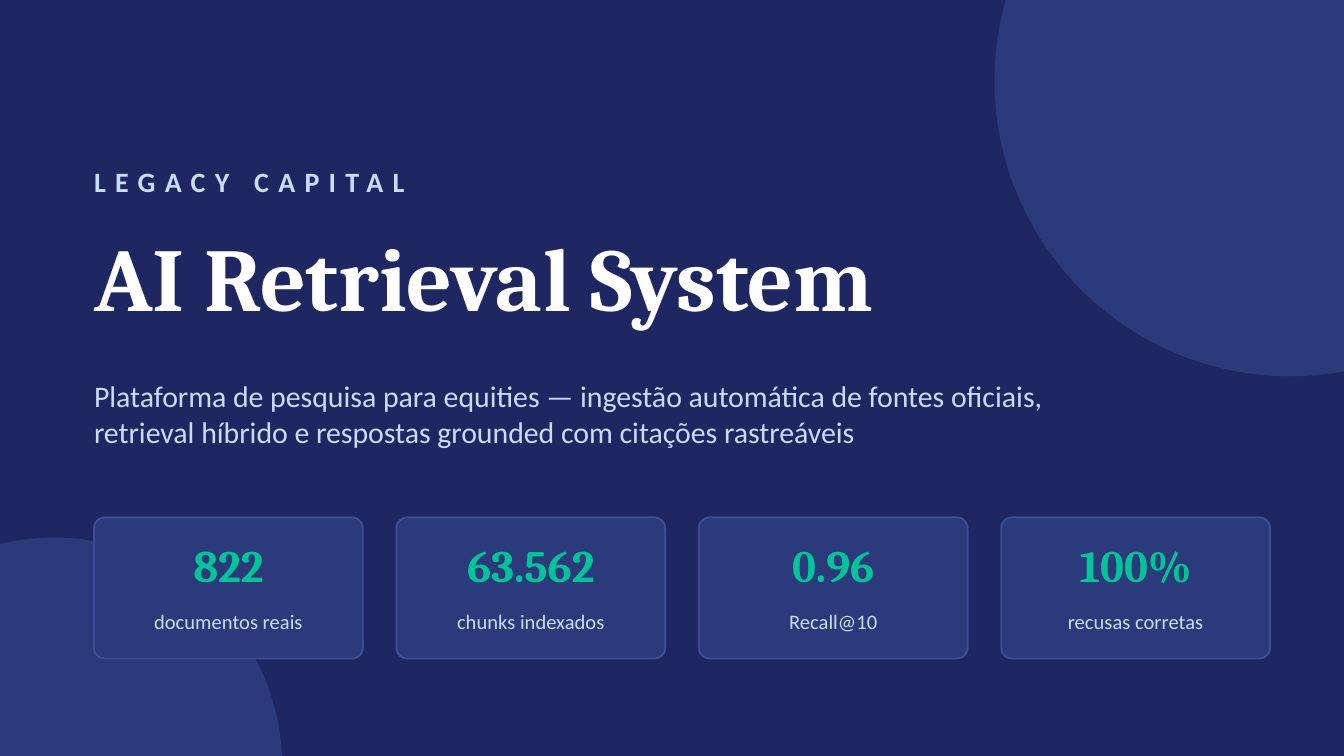
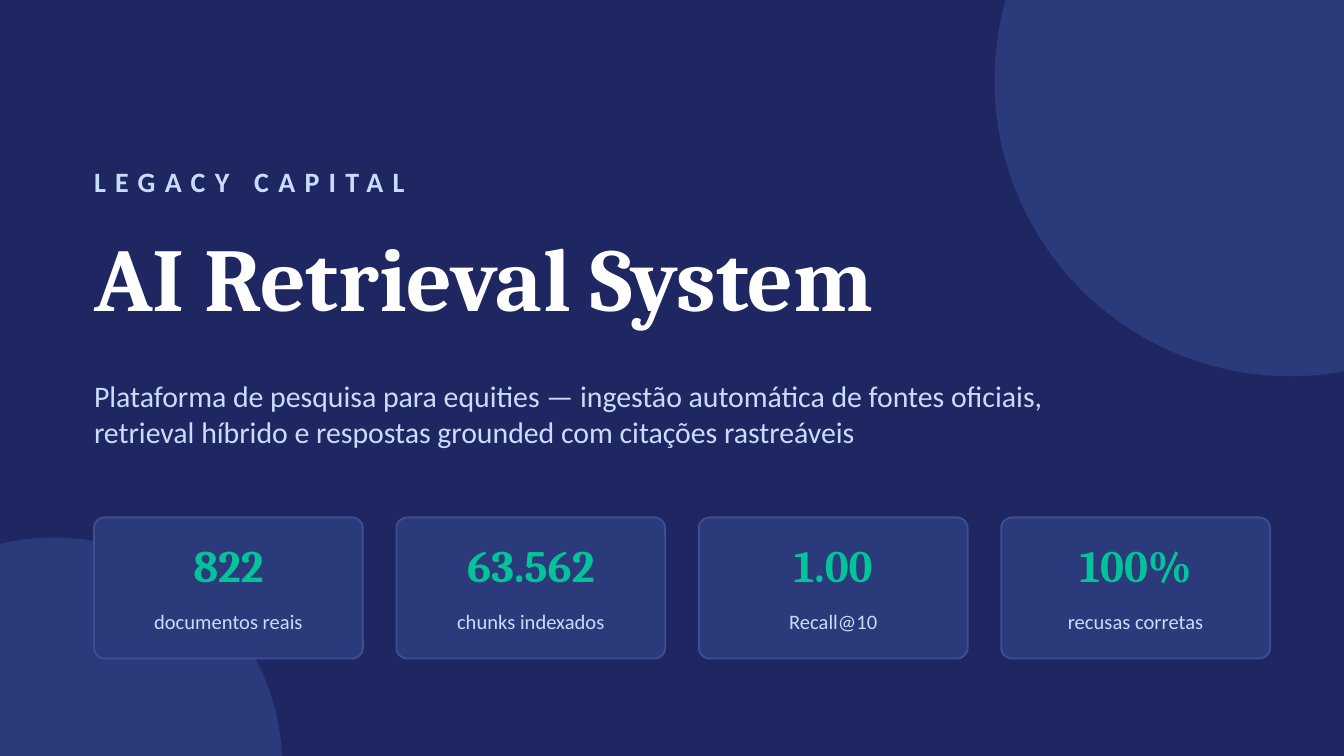
Before and after one commit to vhenequim/legacy-capital-case, a slide deck: slide 1 of docs/apresentacao_legacy_case.pptx. Drawn at 1344x756 pixels with LibreOffice and Linux fonts; fonts in the diff are those of the drawing. Boxes give left, top, right and bottom in pixels: in the first picture for what was removed or moved away, otherwise in the second. Text is boxed around its words. In the diff, an @@ line names an element or a change of style, - is before the commit and + after.

```diff
--- a/docs/apresentacao_legacy_case.pptx
+++ b/docs/apresentacao_legacy_case.pptx
@@ text at <box>794,551,873,582</box>: text changed @@
-0.96
+1.00
```
Also in this commit, not shown: 2 other slides changed, 19 other files.
